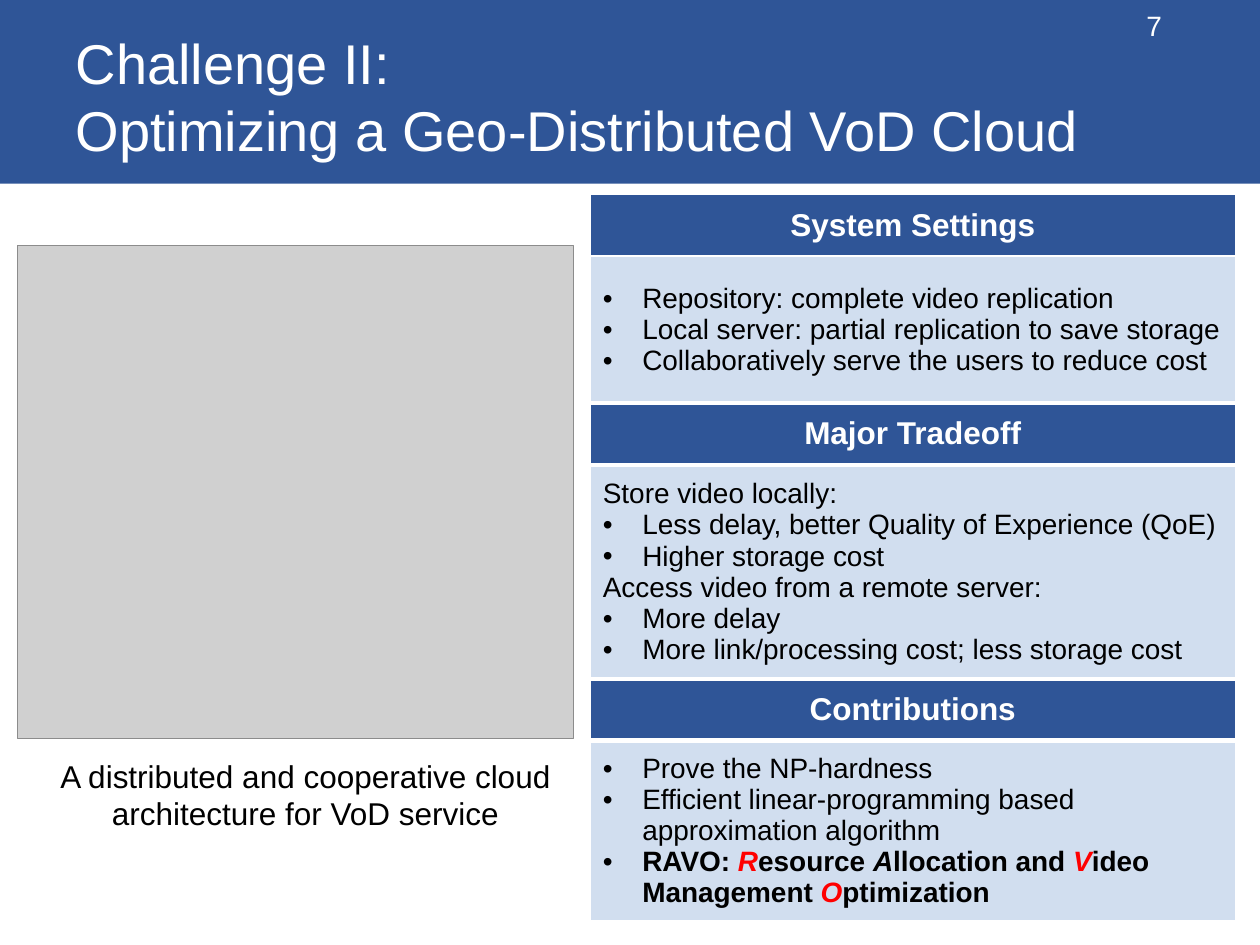
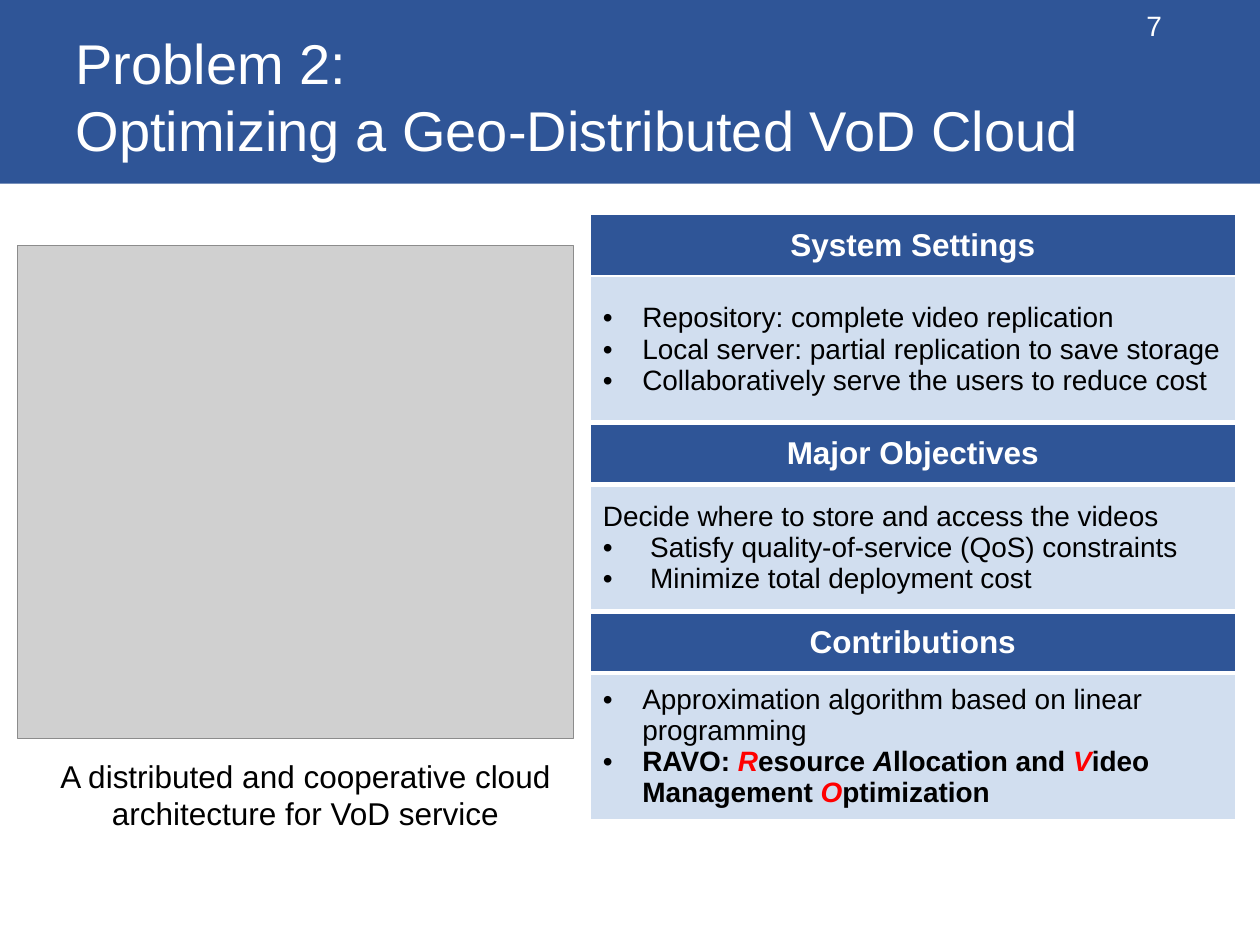
Before and after one commit to changzhangyu/changzhangyu.github.io, a slide deck: slide 7 of files/thesis/thesis.pptx. Drawn at 1260x945 pixels with LibreOffice and Linux fonts; fonts in the diff are those of the drawing; grey boxes stand for pictures. Boxes give left, top, right and bottom in pixels: in the first picture for what was removed or moved away, otherwise in the second. Text is boxed around its words. In the diff, an @@ line names an element or a change of style, - is before the commit and + after.

```diff
--- a/files/thesis/thesis.pptx
+++ b/files/thesis/thesis.pptx
@@ title at [76,43,1077,162]: text changed @@
-Challenge II:
-Optimizing a Geo-Distributed VoD Cloud
+Problem 2:
+Optimizing a Geo-Distributed VoD Cloud
@@ table at [591,214,1236,820] @@
-row 3, column 1: Major Tradeoff
+row 3, column 1: Major Objectives
-row 4, column 1: Store video locally: / Less delay, better Quality of Experience (QoE) / Higher storage cost / Access video from a remote server: / More delay / More link/processing cost; less storage cost
+row 4, column 1: Decide where to store and access the videos / Satisfy quality-of-service (QoS) constraints / Minimize total deployment cost
-row 6, column 1: Prove the NP-hardness / Efficient linear-programming based approximation algorithm / RAVO: Resource Allocation and Video Management Optimization
+row 6, column 1: Approximation algorithm based on linear programming / RAVO: Resource Allocation and Video Management Optimization
@@ table: place and size @@
-table at [591,195,1236,922]
+table at [591,214,1236,820]
```
Also in this commit, not shown: 29 other slides changed, 7 slides added, 1 slide removed, 1 other file.
